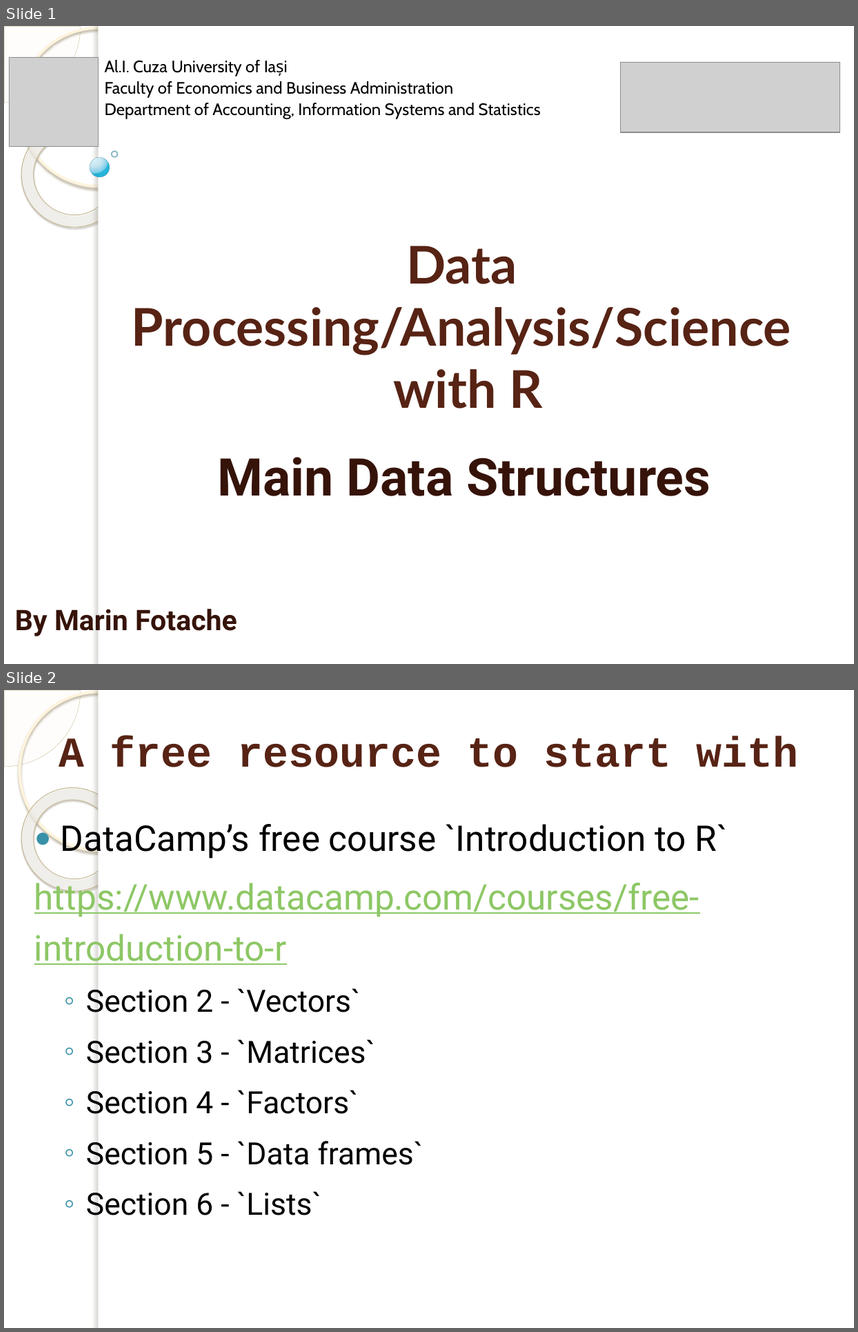
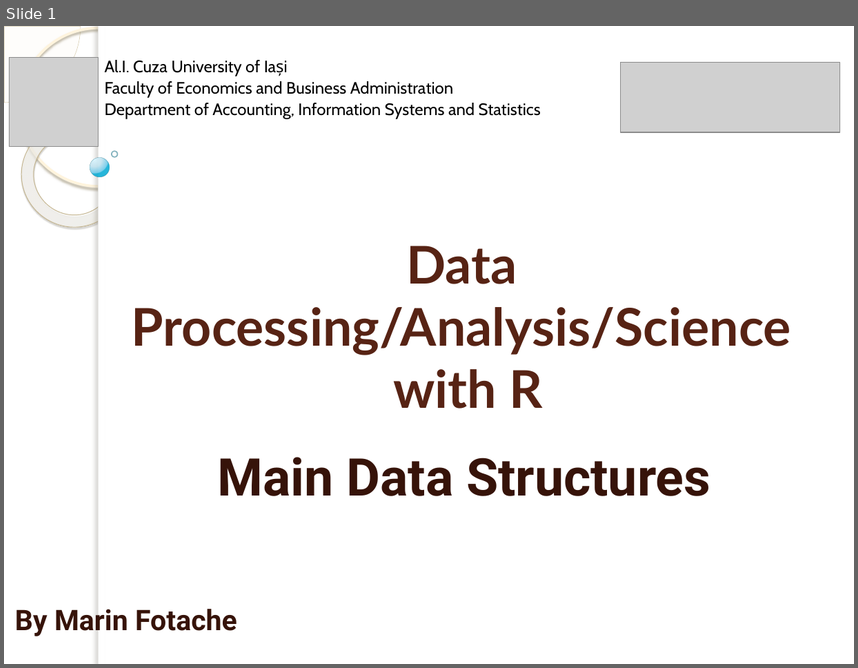
Before and after one commit to marinfotache/Data-Processing-Analysis-Science-with-R, a slide deck: 01 R_Introduction_Data Structures/01c_Data_Structures.pptx. Shown one above the other, each under a label of ours: slides 1 and 2 before the commit, slide 1 after it. The pictures are 858x1332 and 858x668 pixels, drawn with LibreOffice and Linux fonts; fonts in the diff are those of the drawing; grey boxes stand for pictures; background and template pictures are left out. Boxes give left, top, right and bottom in pixels: in the first picture for what was removed or moved away, otherwise in the second. Text is boxed around its words. In the diff, an @@ line names an element or a change of style, - is before the commit and + after.

```diff
--- a/01 R_Introduction_Data Structures/01c_Data_Structures.pptx
+++ b/01 R_Introduction_Data Structures/01c_Data_Structures.pptx
@@ slide 2 removed at (4,690,854,1328), background picture (left out); not listed: 5 template elements that a slide beside it also shows @@
@@ title removed at (59,737,799,767) @@
-A free resource to start with
@@ text removed at (34,824,728,1215) @@
-● DataCamp’s free course `Introduction to R`
-https://www.datacamp.com/courses/free-introduction-to-r
-  ◦ Section 2 - `Vectors`
-  ◦ Section 3 - `Matrices`
-  ◦ Section 4 - `Factors`
-  ◦ Section 5 - `Data frames`
-  ◦ Section 6 - `Lists`
```
Also in this commit, not shown: 2 slides changed, 1 slide added.
